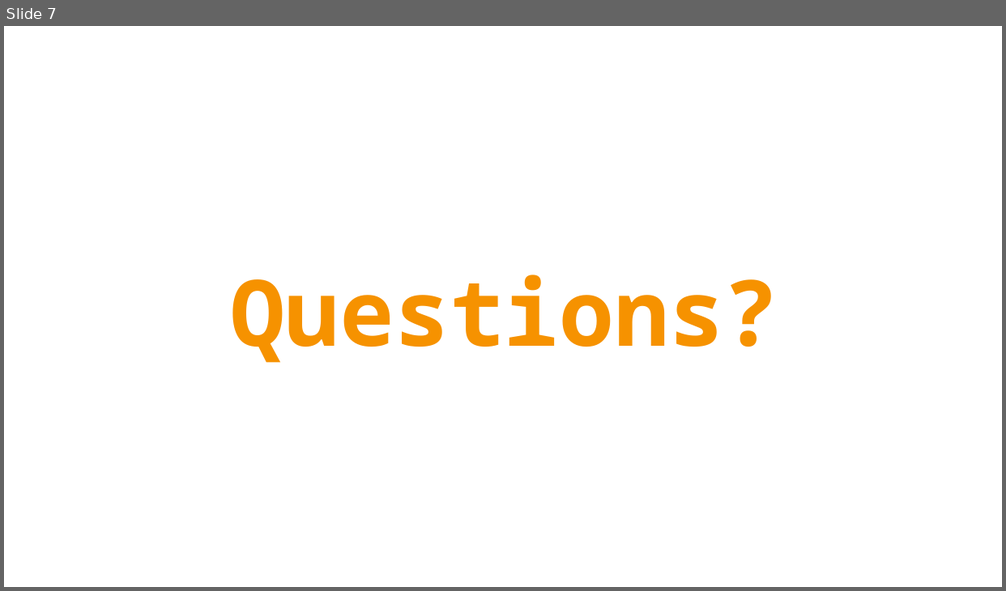
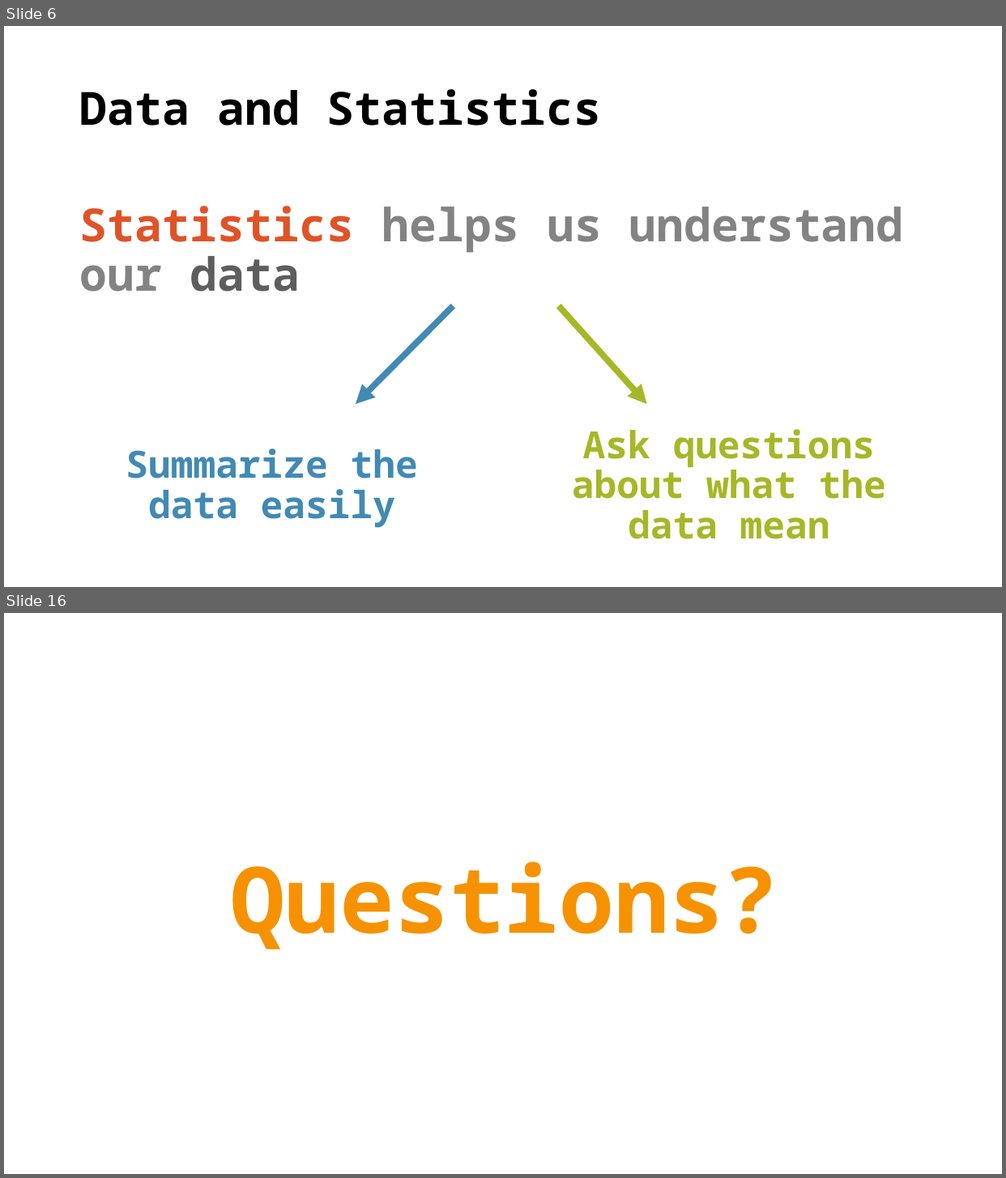
Before and after one commit to TysonStanley/EDU-6050, a slide deck: Slides/02_EDUC_6050_2018.pptx. Shown one above the other, each under a label of ours: slide 7 before the commit, slides 6 and 16 after it; the slides between them are not shown. The pictures are 1006x591 and 1006x1178 pixels, drawn with LibreOffice and Linux fonts; fonts in the diff are those of the drawing. Boxes give left, top, right and bottom in pixels: in the first picture for what was removed or moved away, otherwise in the second. Text is boxed around its words. In the diff, an @@ line names an element or a change of style, - is before the commit and + after.

```diff
--- a/Slides/02_EDUC_6050_2018.pptx
+++ b/Slides/02_EDUC_6050_2018.pptx
@@ slide 6 added at box(4, 26, 1002, 587), background #FFFFFF @@
@@ text added at box(80, 89, 602, 126), 44 pt, text #000000, bold @@
+Data and Statistics
@@ title added at box(80, 206, 904, 292), 44 pt, text #838383, bold @@
+Statistics helps us understand our data
@@ arrow added from (454, 306) to (356, 404), #418AB3 6 pt @@
@@ arrow added from (559, 306) to (647, 404), #A6B727 6 pt @@
@@ text added at box(572, 429, 886, 540), 36 pt, text #A6B727, bold @@
+Ask questions about what the data mean
@@ text added at box(126, 449, 418, 528), 36 pt, text #418AB3, bold @@
+Summarize the data easily
@@ what was slide 7 is now slide 16 @@
```
Also in this commit, not shown: 5 slides changed, 9 other slides added, 1 slide removed, 1 other file.
